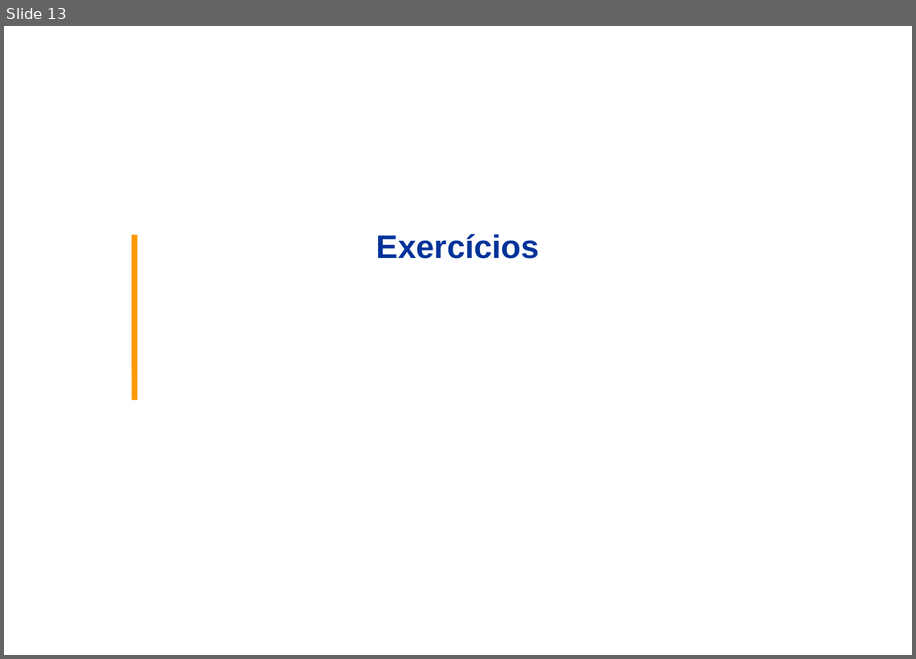
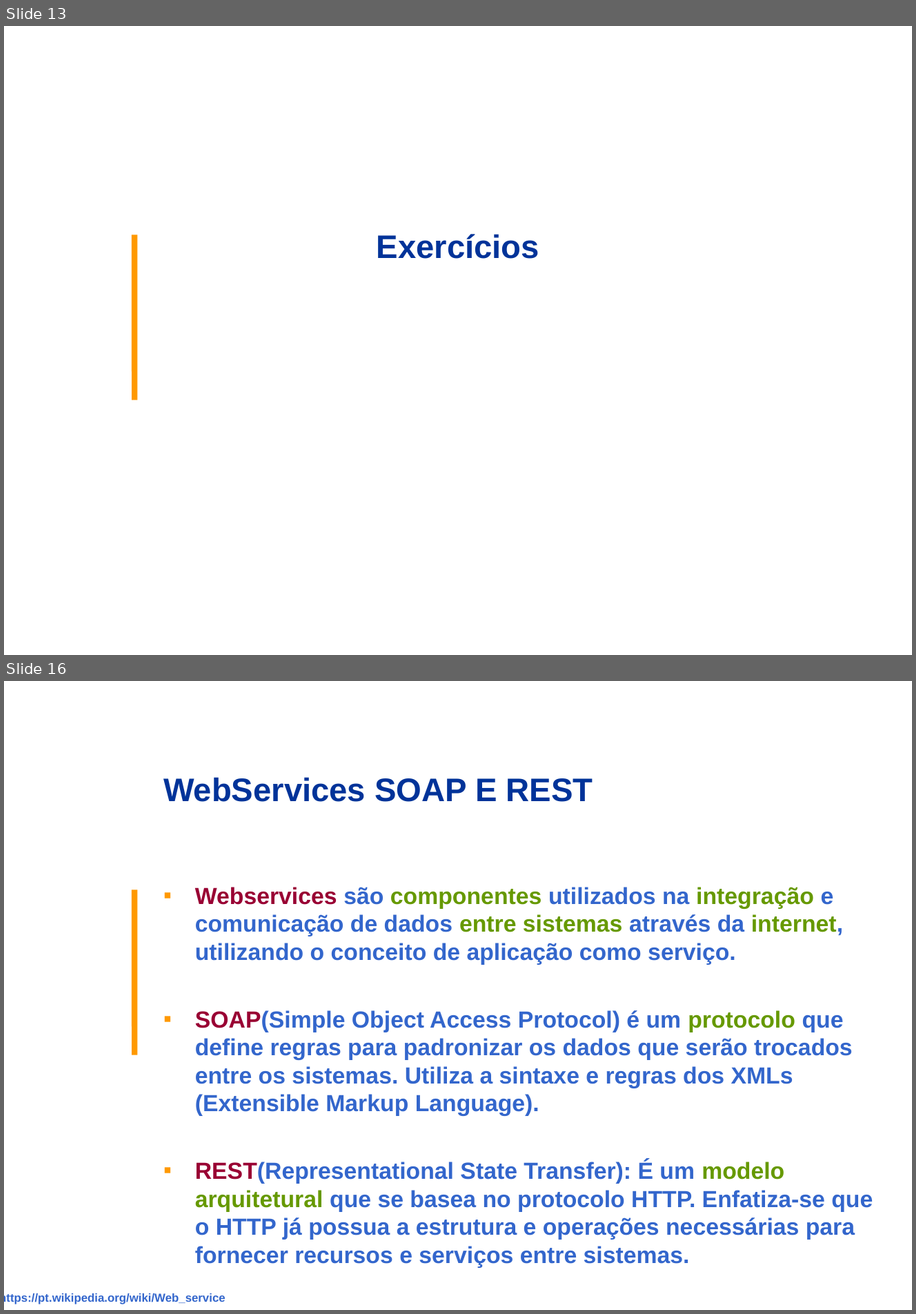
Before and after one commit to kwakassa/ptdes-overfb, a slide deck: 00_Apresentacao/CEDESSP - Modulo Overview Frontend e Backend.ppt. Shown one above the other, each under a label of ours: slide 13 before the commit, slides 13 and 16 after it; the slides between them are not shown. The pictures are 916x659 and 916x1314 pixels, drawn with LibreOffice and Linux fonts; fonts in the diff are those of the drawing; background and template pictures are left out. Boxes give left, top, right and bottom in pixels: in the first picture for what was removed or moved away, otherwise in the second. Text is boxed around its words. In the diff, an @@ line names an element or a change of style, - is before the commit and + after.

```diff
--- a/00_Apresentacao/CEDESSP - Modulo Overview Frontend e Backend.ppt
+++ b/00_Apresentacao/CEDESSP - Modulo Overview Frontend e Backend.ppt
@@ slide 16 added at [4, 681, 912, 1310], background picture (left out); not listed: 1 template element that a slide beside it also shows @@
@@ title added at [163, 777, 593, 802], 28 pt, text #003399, bold @@
+WebServices SOAP E REST
@@ text added at [195, 887, 873, 1267], 20 pt, text #3366CC, bold @@
+▪ Webservices são componentes utilizados na integração e comunicação de dados entre sistemas através da internet, utilizando o conceito de aplicação como serviço.
+▪ SOAP(Simple Object Access Protocol) é um protocolo que define regras para padronizar os dados que serão trocados entre os sistemas. Utiliza a sintaxe e regras dos XMLs (Extensible Markup Language).
+▪ REST(Representational State Transfer): É um modelo arquitetural que se basea no protocolo HTTP. Enfatiza-se que o HTTP já possua a estrutura e operações necessárias para fornecer recursos e serviços entre sistemas.
@@ text added at [4, 1292, 225, 1304], 10 pt, text #3366CC, bold @@
+https://pt.wikipedia.org/wiki/Web_service
```
Also in this commit, not shown: 8 slides changed, 2 other slides added, 46 other files.
